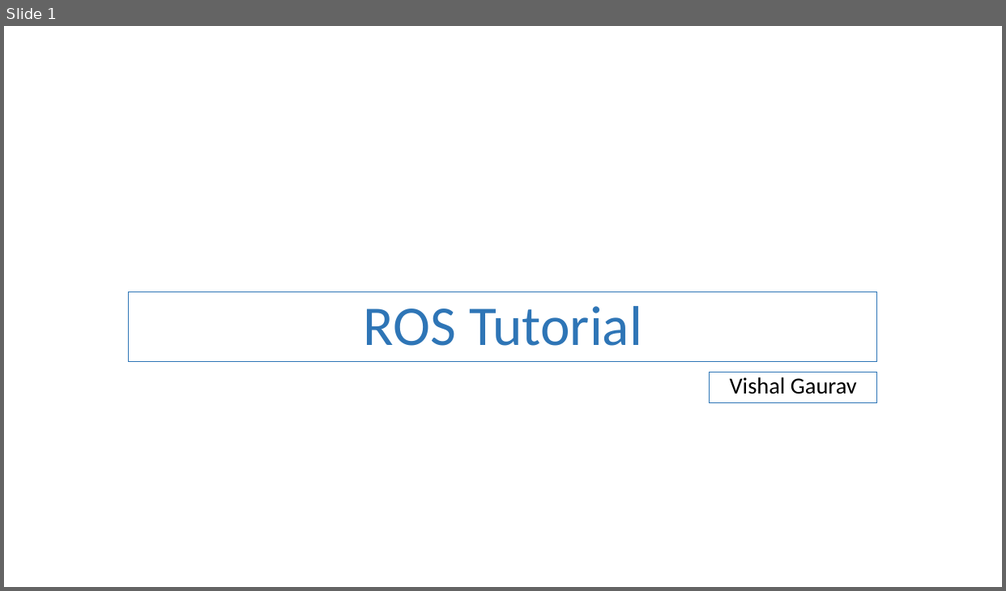
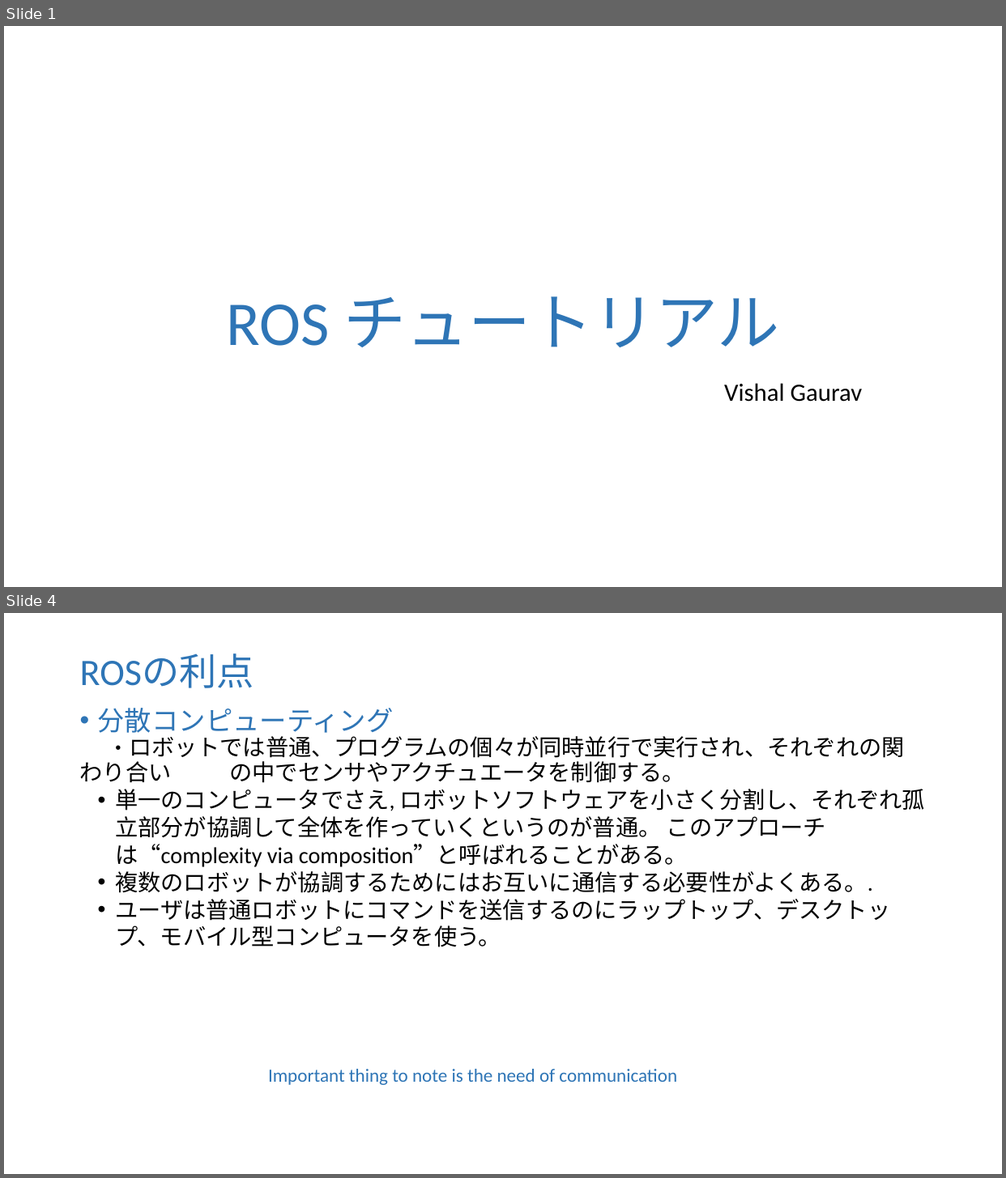
Before and after one commit to vishal-kit/ROS_Lec_1, a slide deck: ROS lec 1_jp.pptx. Shown one above the other, each under a label of ours: slide 1 before the commit, slides 1 and 4 after it; the slides between them are not shown. The pictures are 1006x591 and 1006x1178 pixels, drawn with LibreOffice and Linux fonts; fonts in the diff are those of the drawing. Boxes give left, top, right and bottom in pixels: in the first picture for what was removed or moved away, otherwise in the second. Text is boxed around its words. In the diff, an @@ line names an element or a change of style, - is before the commit and + after.

```diff
--- a/ROS lec 1_jp.pptx
+++ b/ROS lec 1_jp.pptx
@@ slide 4 added at box(4, 613, 1002, 1174), background #FFFFFF @@
@@ text added at box(80, 653, 254, 688), 36 pt, text #2E75B6 @@
+ROSの利点
@@ text added at box(80, 708, 925, 948), 22 pt, text #000000 @@
+• 分散コンピューティング
+・ロボットでは普通、プログラムの個々が同時並行で実行され、それぞれの関わり合い の中でセンサやアクチュエータを制御する。
+  • 単一のコンピュータでさえ, ロボットソフトウェアを小さく分割し、それぞれ孤立部分が協調して全体を作っていくというのが普通。 このアプローチは“complexity via composition”と呼ばれることがある。
+  • 複数のロボットが協調するためにはお互いに通信する必要性がよくある。.
+  • ユーザは普通ロボットにコマンドを送信するのにラップトップ、デスクトップ、モバイル型コンピュータを使う。
@@ text added at box(268, 1069, 677, 1085), 18 pt, text #2E75B6 @@
+Important thing to note is the need of communication
@@ slide 1 changed as well @@
@@ text "ROS チュートリアル": place and size @@
-text "ROS チュートリアル" at box(129, 292, 878, 362)
+text "ROS チュートリアル" at box(226, 297, 779, 348)
@@ text "ROS チュートリアル" at box(226, 297, 779, 348): outline #2E75B6 0.75 pt to none @@
@@ text at box(226, 297, 779, 348): text changed; size 54 to 60 pt @@
-ROS Tutorial
+ROS チュートリアル
@@ text "Vishal Gaurav": place and size @@
-text "Vishal Gaurav" at box(710, 373, 878, 403)
+text "Vishal Gaurav" at box(724, 383, 863, 402)
@@ text "Vishal Gaurav" at box(724, 383, 863, 402): size 22.2 to 24 pt; line spacing 0.8 to 1; less space between paragraphs; outline #2E75B6 0.75 pt to none @@
```
Also in this commit, not shown: 8 other slides changed, 7 other slides added, 6 slides removed.
